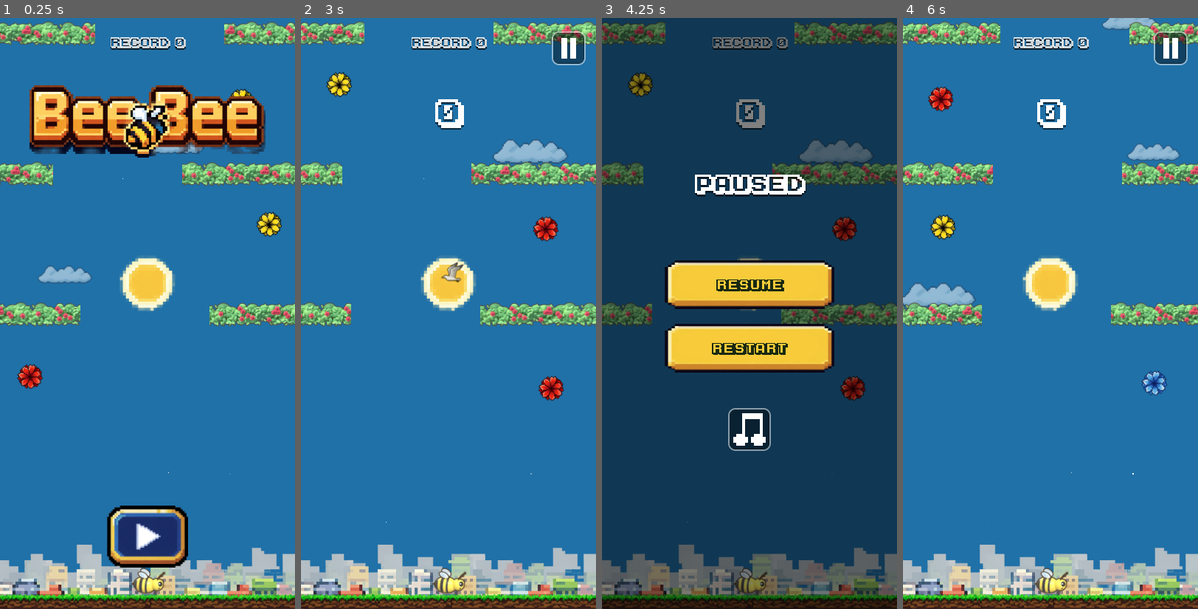
Above: before the commit, frames 1-4 (left to right).
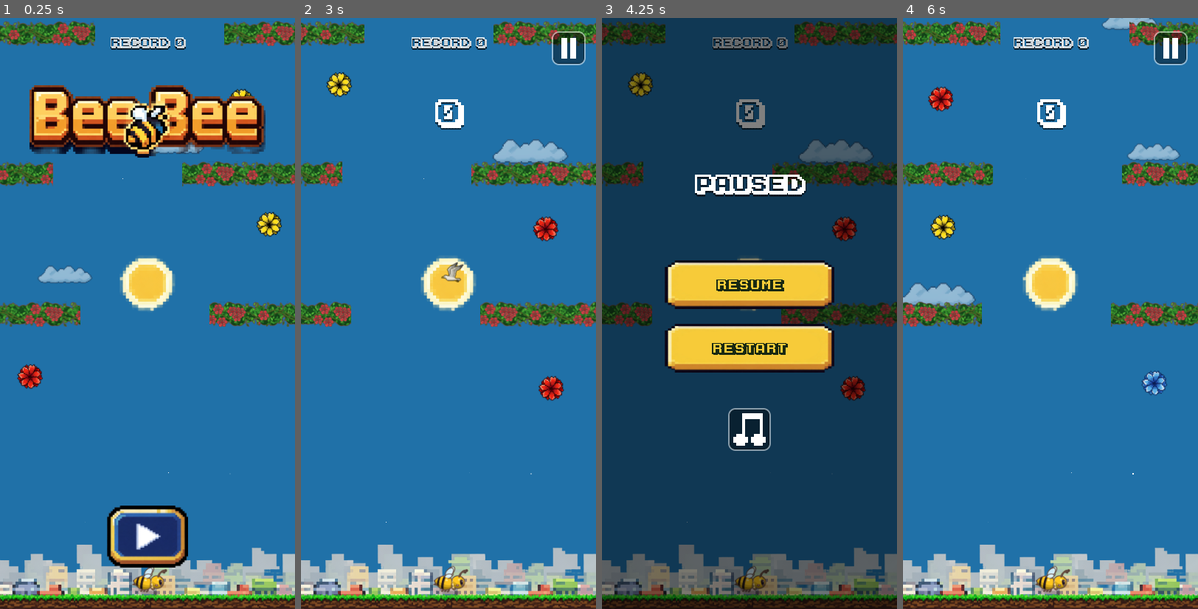
Above: after the commit, the same moments.

Repository: costanoy/bee-bee
Game: Godot game, scene res://scenes/main.tscn
Same seed, same stepped clock (60 frames per second), same inputs: the game is played once before the commit and once after it.
Inputs (mouse positions are in pixels of both pictures, inside the frame that each line leads up to):
- Up to frame 1 (0.25 s): no input
- Up to frame 2 (3 s): click (448, 538) at 0.5 s; click (448, 538) at 1.25 s; click (569, 47) at 2 s; click "Restart" at 2.75 s
- Up to frame 3 (4.25 s): click (870, 47) at 3.5 s
- Up to frame 4 (6 s): click "Restart" at 4.25 s; click (1171, 47) at 5 s; click "Restart" at 5.75 s

The runs differ from the first frame. In frame 1, 6.6% of the frame differs, in the area x 0-100%, y 0-98%; in frame 2, 6.5%; in frame 3, 5.5%; in frame 4, 6.5%.

Commit message:
Final 3D bee and rose hedge: cel-shaded, 8-frame wingbeat, real roses
Rebuilt both models for final quality and to match the game's cartoon
look: EEVEE cel shading (light quantised into 3 flat bands, hard
specular, soft rim) with a dark ink outline, colours authored in sRGB.

Bee: egg-shaped lathed body with stripes, fluffy collar, big glossy eye
with two catchlights, smile and cheek, antennae on pivots, tucked legs,
fore+hind wings. The beat is now 8 frames at 32fps (~0.25s per tap,
same as before): wings sweep down-back in the picture plane with motion
ghosts, the body squashes on the downstroke and stretches on the push,
antennae lag behind. Dead pose: belly-up, X eye, "o" mouth.

Hedge: ~360 leaf meshes in three greens over a dark filler core, thorny
stems as periodic curves, layered cupped roses and a few buds; still
one seamless 512x136 tile.

bee.gd now takes however many consecutive 3D flap frames exist and
rests on the last one; pixel/original art paths are unchanged.

Co-Authored-By: Claude Opus 5.5 <noreply@anthropic.com>

Diff:
--- a/scripts/bee.gd
+++ b/scripts/bee.gd
@@ -28,7 +28,7 @@
 	"res://art/bee_flap_2.png",
 	"res://art/bee_flap_3.png",
 ]
-const REST_FRAME_INDEX := 3
+const FLAP_FPS := 22.0
 const DEAD_TEXTURE := "res://art/bee_dead.png"
 
 # Content-box width inside each source canvas (see obstacle/flower scripts
@@ -44,6 +44,7 @@
 var dead_scale_mag: float
 var flap_is_pixel := false
 var dead_is_pixel := false
+var rest_frame := 0
 
 
 func _ready() -> void:
@@ -56,12 +57,15 @@
 	var visual_span := BEE_R * 2.6
 
 	# Each set (flap cycle, dead pose) picks the first complete source among
-	# the 3D renders, the pixel art, and the original art. The flap only
-	# switches once all four frames exist — a half-swapped cycle would jump
-	# between two art styles every tap.
-	var flap_frames: Array = _frame_set(PrerenderedArt, FLAP_FRAMES.size())
+	# the 3D renders, the pixel art, and the original art. The pixel flap
+	# only switches once all four frames exist — a half-swapped cycle would
+	# jump between two art styles every tap. The 3D beat has its own,
+	# longer frame count: however many consecutive frames are on disk.
+	var fps := FLAP_FPS
+	var flap_frames: Array = _frame_run(PrerenderedArt)
 	if not flap_frames.is_empty():
 		flap_scale_mag = visual_span / PrerenderedArt.BEE_CONTENT_W
+		fps = PrerenderedArt.FLAP_FPS
 	else:
 		flap_frames = _frame_set(PixelArt, FLAP_FRAMES.size())
 		flap_is_pixel = not flap_frames.is_empty()
@@ -86,9 +90,10 @@
 	var sprite_frames := SpriteFrames.new()
 	sprite_frames.add_animation("flap")
 	sprite_frames.set_animation_loop("flap", false)
-	sprite_frames.set_animation_speed("flap", 22.0)
+	sprite_frames.set_animation_speed("flap", fps)
 	for tex in flap_frames:
 		sprite_frames.add_frame("flap", tex)
+	rest_frame = flap_frames.size() - 1
 
 	sprite_frames.add_animation("dead")
 	sprite_frames.set_animation_loop("dead", false)
@@ -97,7 +102,7 @@
 	sprite = AnimatedSprite2D.new()
 	sprite.sprite_frames = sprite_frames
 	sprite.animation = "flap"
-	sprite.frame = REST_FRAME_INDEX
+	sprite.frame = rest_frame
 	add_child(sprite)
 
 	sprite.scale = Vector2.ONE * flap_scale_mag
@@ -112,6 +117,16 @@
 		if tex == null:
 			return []
 		frames.append(tex)
+	return frames
+
+
+# bee_flap_0, _1, ... from `source` for as long as they keep existing.
+func _frame_run(source) -> Array:
+	var frames := []
+	var tex: Texture2D = source.texture("bee_flap_0.png")
+	while tex:
+		frames.append(tex)
+		tex = source.texture("bee_flap_%d.png" % frames.size())
 	return frames
 
 
@@ -173,7 +188,7 @@
 	facing = 1
 	sprite.stop()
 	sprite.animation = "flap"
-	sprite.frame = REST_FRAME_INDEX
+	sprite.frame = rest_frame
 	sprite.scale = Vector2(flap_scale_mag * -facing, flap_scale_mag)
 	PixelArt.apply_filter(sprite, flap_is_pixel)
 	sprite.rotation = 0.0
--- a/scripts/prerendered_art.gd
+++ b/scripts/prerendered_art.gd
@@ -11,6 +11,8 @@
 # pose's full content width (antenna tip to stinger) is ~211px; it's sized
 # as if it were 185 so the body reads as big as the old, chunkier bee.
 const BEE_CONTENT_W := 185.0
+# 8-frame wingbeat -> ~0.25s per tap, about the old 4-frame beat's length.
+const FLAP_FPS := 32.0
 
 
 static func texture(file_name: String) -> Texture2D:
Binary file changed: art/3d/bee_dead.png
Binary file changed: art/3d/bee_flap_0.png
Binary file changed: art/3d/bee_flap_1.png
Binary file changed: art/3d/bee_flap_2.png
Binary file changed: art/3d/bee_flap_3.png
Binary file added: art/3d/bee_flap_4.png
Not shown, added: art/3d/bee_flap_4.png.import
Binary file added: art/3d/bee_flap_5.png
Not shown, added: art/3d/bee_flap_5.png.import
Binary file added: art/3d/bee_flap_6.png
Not shown, added: art/3d/bee_flap_6.png.import
Binary file added: art/3d/bee_flap_7.png
(and 2 more such lines)
